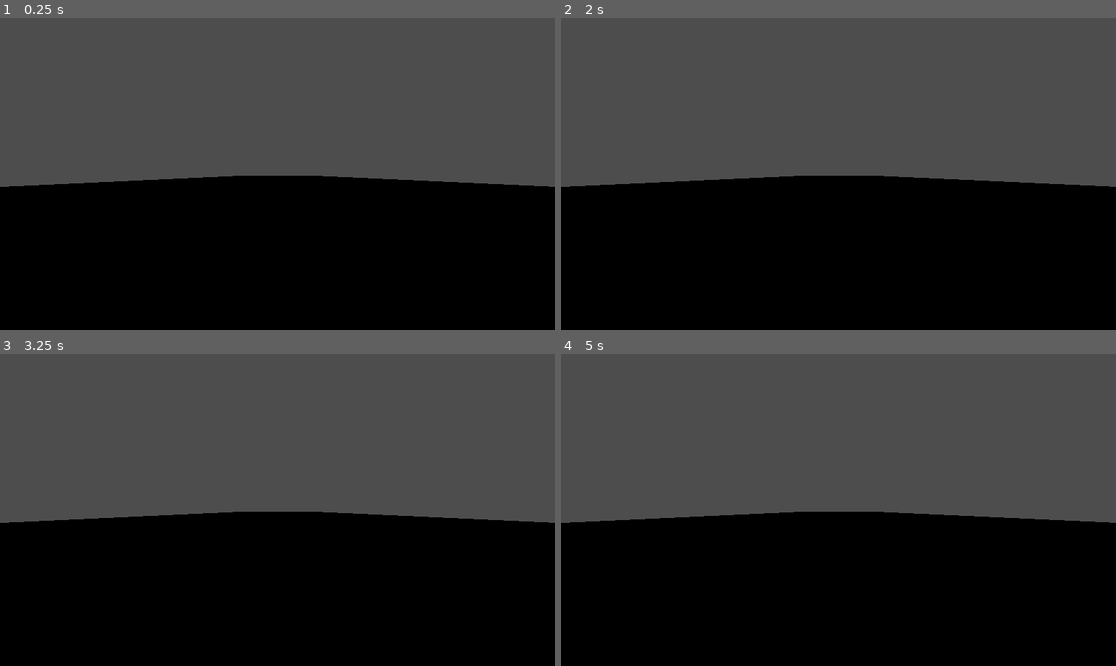
Above: before the commit, frames 1-4 (two rows, left to right).
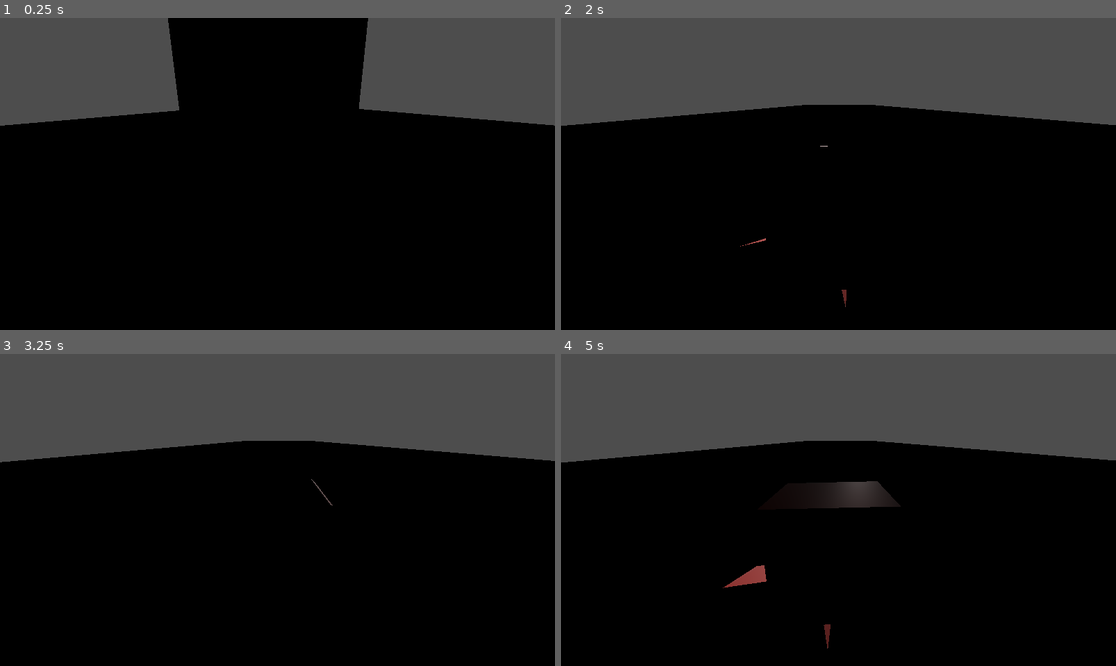
Above: after the commit, the same moments.

Repository: ShawnTrack/coholeric-boomer
Game: Godot game, scene res://scenes/gameplay.tscn
Two runs of this game, one before a commit and one after it. Both use one fixed random seed, a clock stepped at 60 frames per second and the inputs below.
Inputs (mouse positions are in pixels of both pictures, inside the frame that each line leads up to):
- Up to frame 1 (0.25 s): no input
- Up to frame 2 (2 s): tap Enter at 0.5 s; move the mouse to (960, 158) at 0.52 s; click (960, 158) at 0.67 s; drag from (727, 189) to (810, 236) at 1.27 s
- Up to frame 3 (3.25 s): move the mouse to (333, 441) at 2.02 s; click (333, 441) at 2.17 s; drag from (249, 572) to (111, 463) at 2.77 s
- Up to frame 4 (5 s): move the mouse to (1005, 556) at 3.52 s; click (1005, 556) at 3.67 s; drag from (672, 463) to (755, 432) at 4.27 s

The runs differ from the first frame. In frame 1, 31% of the frame differs, in the area x 0-100%, y 0-55%; in frame 2, 21%; in frame 3, 21%; in frame 4, 22%.

Commit message:
Por el momento solo tenemos experimentos para probar si la experiencia de juego sería divertida

Diff:
--- a/scenes/gameplay.tscn
+++ b/scenes/gameplay.tscn
@@ -1,7 +1,10 @@
 [gd_scene format=3 uid="uid://ila7fhe1twj3"]
 
 [ext_resource type="PackedScene" uid="uid://dqinbxe15aprd" path="res://temporal-dev-objects/furgo-roja.glb" id="1_00tan"]
+[ext_resource type="Script" uid="uid://2a8oolsjt37s" path="res://scripts/car_player.gd" id="2_ct7aa"]
 [ext_resource type="PackedScene" uid="uid://5ruek6txwnao" path="res://temporal-dev-objects/carretera-basic.glb" id="2_l1v76"]
+
+[sub_resource type="SphereShape3D" id="SphereShape3D_l1v76"]
 
 [sub_resource type="SphereShape3D" id="SphereShape3D_ct7aa"]
 radius = 1.4392402
@@ -10,25 +13,37 @@
 
 [node name="Node3D" type="Node3D" unique_id=1717933248]
 
-[node name="furgo-roja" parent="." unique_id=422467933 instance=ExtResource("1_00tan")]
-transform = Transform3D(1, 0, 0, 0, 1, 0, 0, 0, 1, 1.0690049, 1.596808, 0.10101634)
+[node name="RigidBody3D" type="RigidBody3D" parent="." unique_id=168841604]
+transform = Transform3D(1, 0, 0, 0, 1, -3.7252903e-09, 0, 3.7252903e-09, 1, -0.09818065, 6.127552, -0.8211379)
 
-[node name="CharacterBody3D" type="CharacterBody3D" parent="furgo-roja" unique_id=281782020]
-transform = Transform3D(1, 0, 0, 0, 1, 0, 0, 0, 1, -1.1671855, -0.009103537, -1.2962117)
+[node name="CollisionShape3D" type="CollisionShape3D" parent="RigidBody3D" unique_id=1113008415]
+shape = SubResource("SphereShape3D_l1v76")
 
-[node name="CollisionShape3D" type="CollisionShape3D" parent="furgo-roja/CharacterBody3D" unique_id=1534556668]
-transform = Transform3D(1, 0, 0, 0, 0.9986121, -0.05266711, 0, 0.05266711, 0.9986121, 0, 0, 0)
+[node name="furgo-roja" parent="RigidBody3D/CollisionShape3D" unique_id=661760140 instance=ExtResource("1_00tan")]
+
+[node name="CharacterBody3D" type="CharacterBody3D" parent="." unique_id=281782020 node_paths=PackedStringArray("modelo_visual")]
+transform = Transform3D(1, 0, 0, 0, 1, -3.7252903e-09, 0, 3.7252903e-09, 1, -0.09818065, 1.5877045, -1.1951956)
+script = ExtResource("2_ct7aa")
+modelo_visual = NodePath("furgo-roja")
+
+[node name="CollisionShape3D" type="CollisionShape3D" parent="CharacterBody3D" unique_id=1534556668]
+transform = Transform3D(0.98533636, 0, 0, 0, 0.9839688, -0.051894818, 0, 0.051894818, 0.9839688, 0.09818065, -1.5877045, 1.1951956)
 shape = SubResource("SphereShape3D_ct7aa")
 
-[node name="carretera-basic" parent="." unique_id=824965723 instance=ExtResource("2_l1v76")]
+[node name="Camera3D" type="Camera3D" parent="CharacterBody3D" unique_id=1942917057]
+transform = Transform3D(1, 0, 0, 0, 0.9536804, 0.30082172, 0, -0.3008217, 0.9536804, 0.09818065, 2.6561568, 4.5547485)
+fov = 68.751915
+
+[node name="furgo-roja" parent="CharacterBody3D" unique_id=816250090 instance=ExtResource("1_00tan")]
+
+[node name="StaticBody3D" type="StaticBody3D" parent="." unique_id=1130470848]
 transform = Transform3D(70, 0, 0, 0, 70, 0, 0, 0, 70, 0.4309306, 0, 1.0176117)
 
-[node name="StaticBody3D" type="StaticBody3D" parent="carretera-basic" unique_id=1130470848]
+[node name="carretera-basic" parent="StaticBody3D" unique_id=824965723 instance=ExtResource("2_l1v76")]
 
-[node name="CollisionShape3D" type="CollisionShape3D" parent="carretera-basic/StaticBody3D" unique_id=238542543]
+[node name="CollisionShape3D" type="CollisionShape3D" parent="StaticBody3D" unique_id=238542543]
 shape = SubResource("WorldBoundaryShape3D_ocj2s")
 debug_color = Color(0.49803922, 1, 0.69803923, 0.41960785)
 
-[node name="Camera3D" type="Camera3D" parent="." unique_id=1942917057]
-transform = Transform3D(2.1597433, 0, 0, 0, 1, 0, 0, 0, 1, 0, 3.243861, 3.3595533)
-fov = 70.3125
+[node name="DirectionalLight3D" type="DirectionalLight3D" parent="StaticBody3D" unique_id=1598714265]
+transform = Transform3D(0.010402141, -0.009719173, 0.0011894384, -0.009753036, -0.010438387, 2.1973534e-09, 0.0008691064, -0.000812046, -0.014236112, 0.18991524, 0.23394912, 0)
--- a/scripts/car_player.gd
+++ b/scripts/car_player.gd
@@ -1,51 +1,65 @@
 extends CharacterBody3D
 
-@export var velocidad_avance: float = 10.0
+@export_category("Movimiento Frontal")
+@export var velocidad_maxima_avance: float = 15.0
+@export var tiempo_aceleracion: float = 2.0
+@export var tiempo_frenado: float = 5.0
+
+@export_category("Movimiento Lateral")
 @export var velocidad_lateral: float = 8.0
-# La zona muerta evita que el personaje se mueva a los lados si tocas muy cerca del centro
 @export var zona_muerta_centro: float = 0.15
+
+@export_category("Efectos Visuales")
+## Arrastra aquí el nodo de la malla (MeshInstance3D) del personaje
+@export var modelo_visual: Node3D
+## Cuántos grados se inclinará hacia los lados
+@export var inclinacion_maxima: float = 15.0
+## Qué tan rápido reacciona la inclinación (suavizado)
+@export var suavizado_inclinacion: float = 5.0
 
 var tocando_pantalla: bool = false
 var posicion_toque: Vector2 = Vector2.ZERO
 
 func _input(event: InputEvent) -> void:
-	# Detectar cuando el dedo toca la pantalla
 	if event is InputEventScreenTouch:
 		if event.pressed:
 			tocando_pantalla = true
 			posicion_toque = event.position
 		else:
 			tocando_pantalla = false
-
-	# Actualizar la posición si el dedo se arrastra por la pantalla
 	elif event is InputEventScreenDrag:
 		posicion_toque = event.position
 
 func _physics_process(delta: float) -> void:
+	var tasa_aceleracion = velocidad_maxima_avance / tiempo_aceleracion if tiempo_aceleracion > 0 else 9999.0
+	var tasa_frenado = velocidad_maxima_avance / tiempo_frenado if tiempo_frenado > 0 else 9999.0
+
 	if tocando_pantalla:
-		# 1. Avanzar hacia adelante (en Godot 3D, adelante suele ser el eje -Z)
-		velocity.z = -velocidad_avance
+		velocity.z = move_toward(velocity.z, -velocidad_maxima_avance, tasa_aceleracion * delta)
 
-		# 2. Calcular el movimiento lateral
 		var ancho_pantalla = get_viewport().get_visible_rect().size.x
 		var centro_x = ancho_pantalla / 2.0
-
-		# Esto nos da un valor entre -1.0 (borde izquierdo) y 1.0 (borde derecho)
 		var desvio_lateral = (posicion_toque.x - centro_x) / centro_x
 
-		# 3. Aplicar el movimiento lateral si está fuera de la zona muerta
 		if abs(desvio_lateral) > zona_muerta_centro:
-			# Multiplicamos la velocidad por el desvío para que sea progresivo
-			# (más rápido cuanto más al borde toques)
 			velocity.x = desvio_lateral * velocidad_lateral
 		else:
-			# Si toca en el centro, no se mueve a los lados
-			velocity.x = move_toward(velocity.x, 0.0, velocidad_lateral)
+			velocity.x = move_toward(velocity.x, 0.0, velocidad_lateral * delta * 10.0)
+	else:
+		velocity.z = move_toward(velocity.z, 0.0, tasa_frenado * delta)
+		velocity.x = move_toward(velocity.x, 0.0, velocidad_lateral * delta * 10.0)
 
-	else:
-		# Si soltamos la pantalla, frenamos poco a poco al personaje
-		velocity.z = move_toward(velocity.z, 0.0, velocidad_avance * delta * 5.0)
-		velocity.x = move_toward(velocity.x, 0.0, velocidad_lateral * delta * 5.0)
+	move_and_slide()
 
-	# Ejecutar el movimiento
-	move_and_slide()
+	# === LÓGICA DE INCLINACIÓN VISUAL ===
+	if modelo_visual:
+		# 1. Calculamos la rotación deseada en base a la velocidad lateral actual
+		# Usamos deg_to_rad porque Godot trabaja las rotaciones en radianes
+		var objetivo_z = -velocity.x / velocidad_lateral * deg_to_rad(inclinacion_maxima)
+
+		# 2. Aplicamos la rotación suavemente con lerp (interpolación lineal)
+		modelo_visual.rotation.z = lerp_angle(modelo_visual.rotation.z, objetivo_z, suavizado_inclinacion * delta)
+
+		# Extra: Pequeña inclinación hacia adelante al acelerar
+		var objetivo_x = (velocity.z / velocidad_maxima_avance) * deg_to_rad(-5.0)
+		modelo_visual.rotation.x = lerp_angle(modelo_visual.rotation.x, objetivo_x, suavizado_inclinacion * delta)
Binary file changed: temporal-dev-objects/furgo-roja.glb
Binary file added: temporal-dev-objects/textures/textura.png
Not shown, added: temporal-dev-objects/textures/textura.png.import
